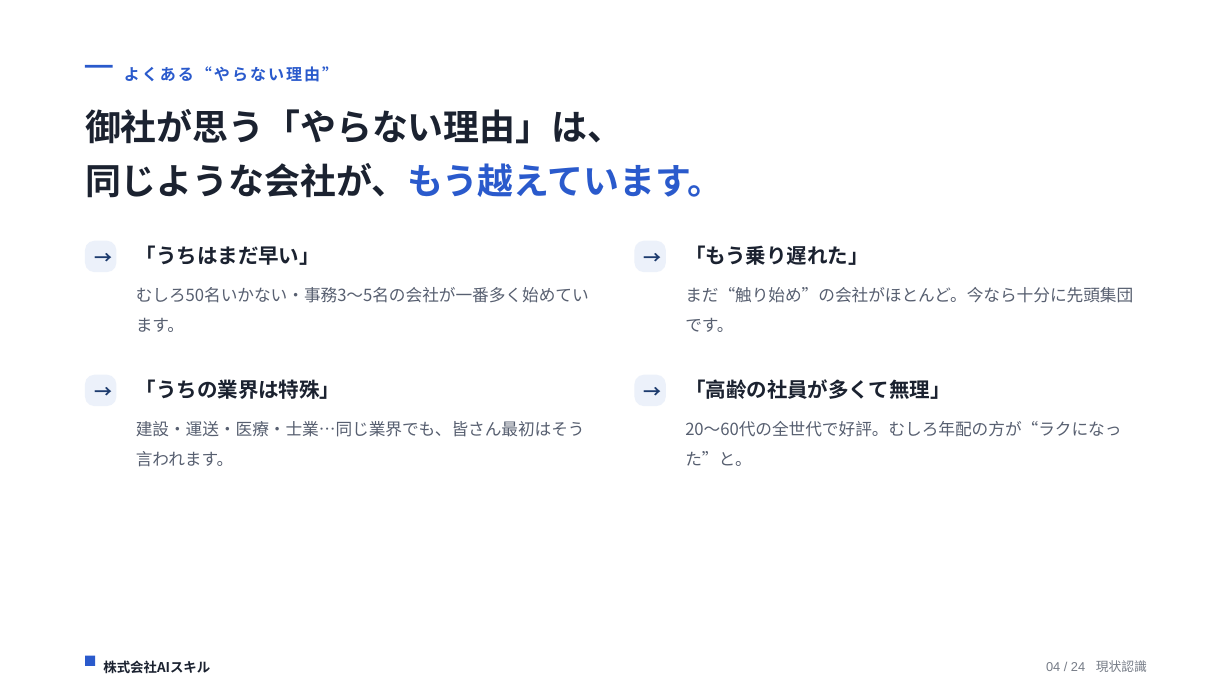
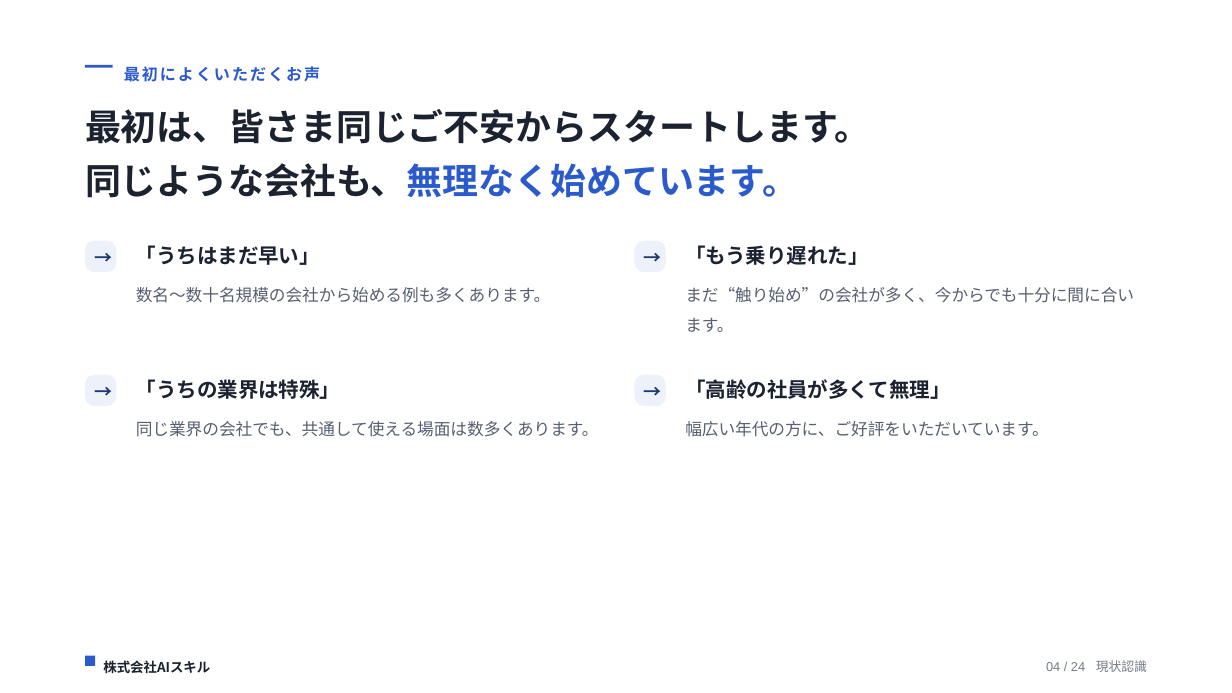
Before and after one commit to kkawano5-ui/website-redesign-machine-, a slide deck: slide 4 of proposal/ai-training-proposal-sme.pptx. Drawn at 1232x693 pixels with LibreOffice and Linux fonts; fonts in the diff are those of the drawing. Boxes give left, top, right and bottom in pixels: in the first picture for what was removed or moved away, otherwise in the second. Text is boxed around its words. In the diff, an @@ line names an element or a change of style, - is before the commit and + after.

```diff
--- a/proposal/ai-training-proposal-sme.pptx
+++ b/proposal/ai-training-proposal-sme.pptx
@@ text at [124, 66, 320, 82]: text changed @@
-よくある“やらない理由”
+最初によくいただくお声
@@ text at [85, 109, 871, 198]: text changed @@
-御社が思う「やらない理由」は、
-同じような会社が、もう越えています。
+最初は、皆さま同じご不安からスタートします。
+同じような会社も、無理なく始めています。
@@ text at [136, 287, 550, 303]: text changed @@
-むしろ50名いかない・事務3〜5名の会社が一番多く始めています。
+数名〜数十名規模の会社から始める例も多くあります。
@@ text at [685, 287, 1134, 332]: text changed @@
-まだ“触り始め”の会社がほとんど。今なら十分に先頭集団です。
+まだ“触り始め”の会社が多く、今からでも十分に間に合います。
@@ text at [136, 421, 599, 437]: text changed @@
-建設・運送・医療・士業…同じ業界でも、皆さん最初はそう言われます。
+同じ業界の会社でも、共通して使える場面は数多くあります。
@@ text at [685, 421, 1048, 437]: text changed @@
-20〜60代の全世代で好評。むしろ年配の方が“ラクになった”と。
+幅広い年代の方に、ご好評をいただいています。
```
Also in this commit, not shown: 1 other slide changed, 1 other file.
